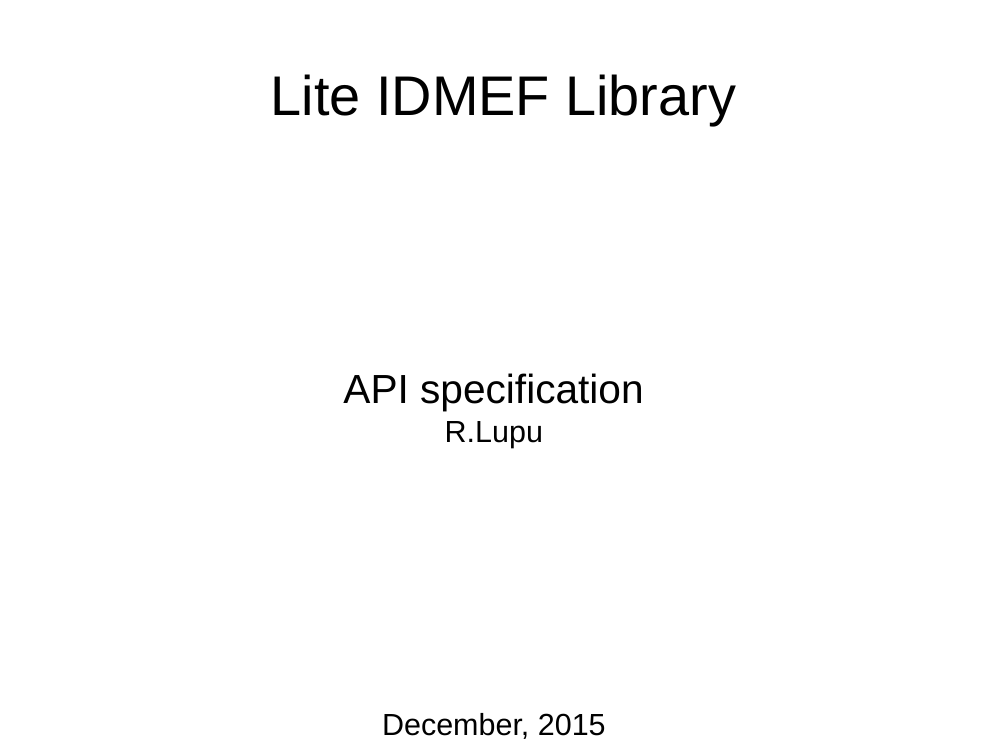
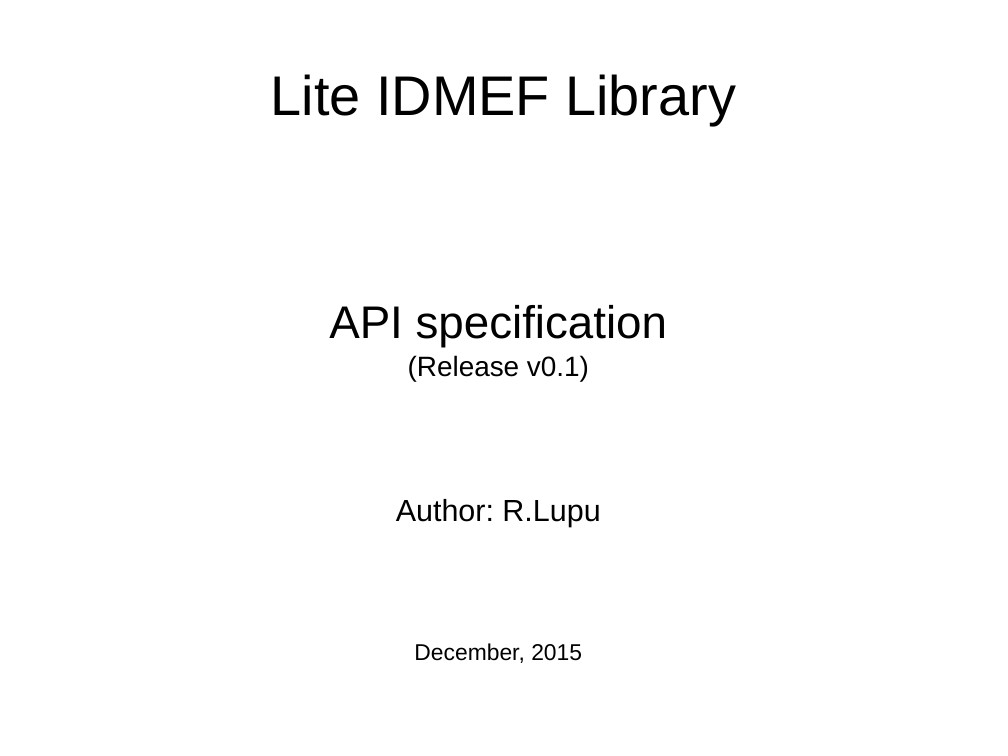
Before and after one commit to rlupu/libliteidmef, a slide deck: slide 1 of doc/libliteidmef_api.odp. Drawn at 1008x756 pixels with LibreOffice and Linux fonts; fonts in the diff are those of the drawing. Boxes give left, top, right and bottom in pixels: in the first picture for what was removed or moved away, otherwise in the second. Text is boxed around its words. In the diff, an @@ line names an element or a change of style, - is before the commit and + after.

```diff
--- a/doc/libliteidmef_api.odp
+++ b/doc/libliteidmef_api.odp
@@ subtitle "API specification": place and size @@
-subtitle "API specification" at bbox=[343, 373, 644, 739]
+subtitle "API specification" at bbox=[329, 305, 667, 663]
@@ subtitle at bbox=[329, 305, 667, 663]: size 32 to 36 pt in "API specification"; size 24 to 18 pt in "December, 2015" @@
@@ subtitle at bbox=[396, 355, 600, 527]: text changed; size 24 to 22 pt @@
-R.Lupu
+(Release v0.1)
+Author: R.Lupu
```
Also in this commit, not shown: 1 other slide changed, 1 other file.
